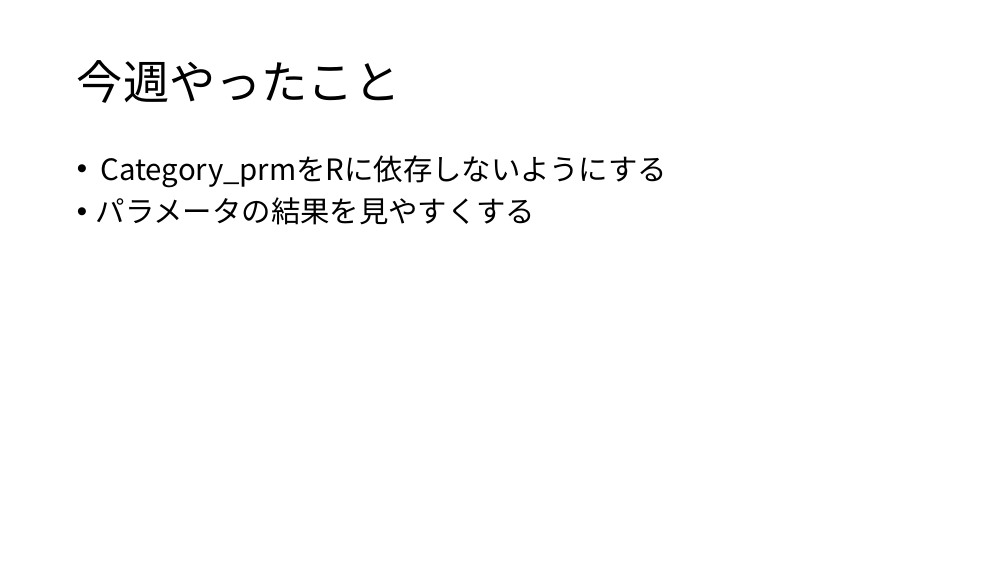
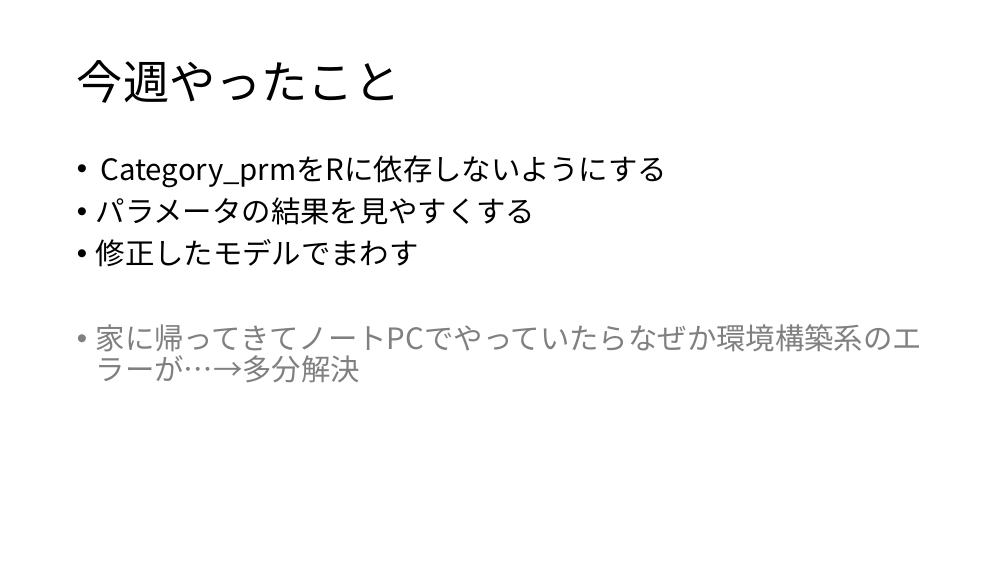
Before and after one commit to Mayu925/lab, a slide deck: slide 2 of ゼミ0713.pptx. Drawn at 1008x567 pixels with LibreOffice and Linux fonts; fonts in the diff are those of the drawing. Boxes give left, top, right and bottom in pixels: in the first picture for what was removed or moved away, otherwise in the second. Text is boxed around its words. In the diff, an @@ line names an element or a change of style, - is before the commit and + after.

```diff
--- a/ゼミ0713.pptx
+++ b/ゼミ0713.pptx
@@ text at (96, 239, 922, 383): paragraphs added @@
+• 修正したモデルでまわす
+• 家に帰ってきてノートPCでやっていたらなぜか環境構築系のエラーが…→多分解決
```
Also in this commit, not shown: 1 other slide changed, 9 other files.
